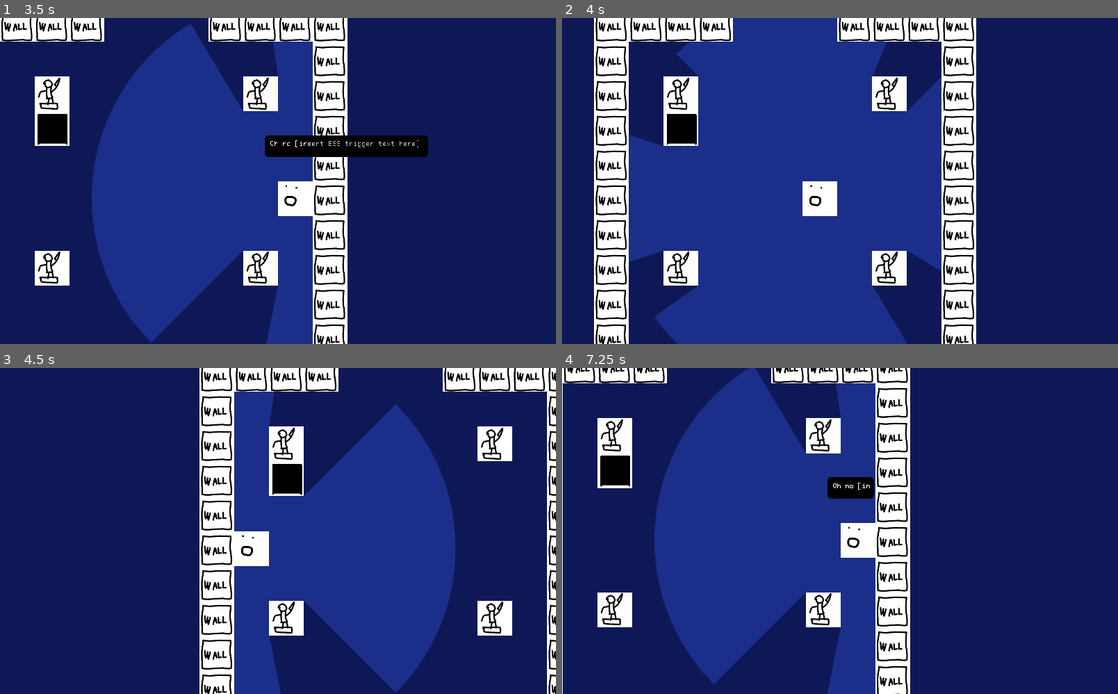
Above: before the commit, frames 1-4 (two rows, left to right).
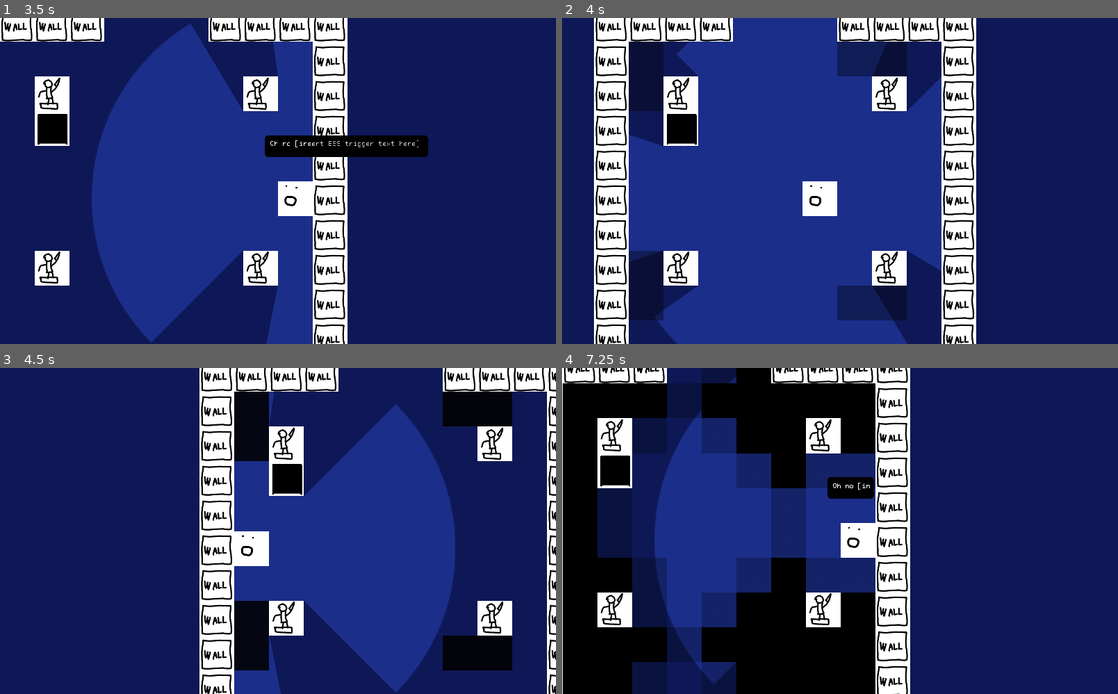
Above: after the commit, the same moments.

Repository: johnfn/LD50
Game: Godot game, scene res://MainScene.tscn
Two runs of this game, one before a commit and one after it. Both use one fixed random seed, a clock stepped at 60 frames per second and the inputs below.
Inputs:
- Up to frame 1 (3.5 s): hold D (right) 0.53-1.28 s; tap E (interact) at 0.6, 2.1 s; hold S (down) 1.28-2.03 s; tap Q (place item) at 1.35, 2.85 s; hold D (right) 2.03-2.78 s; hold W (up) from 2.78 s (still down)
- Up to frame 2 (4 s): tap Enter at 3.5 s; release W (up) at 3.53 s; hold A (left) from 3.53 s (still down); tap E (interact) at 3.6 s
- Up to frame 3 (4.5 s): keep holding A (left); tap Q (place item) at 4.35 s
- Up to frame 4 (7.25 s): release A (left) at 5.03 s; hold S (down) 5.03-5.78 s; tap E (interact) at 5.1, 6.6 s; hold D (right) 5.78-6.53 s; tap Q (place item) at 5.85 s; hold W (up) from 6.53 s (still down)

Frame 1 is identical in both runs. In frame 2, 5.3% of the frame differs, in the area x 12-62%, y 7-93%; in frame 3, 5.3%; in frame 4, 32%, in the area x 0-57%, y 0-100%.

Commit message:
shadow checker is complete

Diff:
--- a/MainScene.tscn
+++ b/MainScene.tscn
@@ -6,6 +6,7 @@
 [ext_resource path="res://scripts/shadow_spawner.gd" type="Script" id=4]
 [ext_resource path="res://Level2.tscn" type="PackedScene" id=5]
 [ext_resource path="res://UI.tscn" type="PackedScene" id=6]
+[ext_resource path="res://scripts/ShadowChecker.gd" type="Script" id=7]
 [ext_resource path="res://Dialog.tscn" type="PackedScene" id=10]
 [ext_resource path="res://assets/Background.png" type="Texture" id=12]
 [ext_resource path="res://scripts/fov.gd" type="Script" id=13]
@@ -24,6 +25,9 @@
 [node name="ShadowSpawner" type="Node2D" parent="."]
 script = ExtResource( 4 )
 grid_offset = Vector2( 256, -128 )
+
+[node name="ShadowChecker" type="Node2D" parent="."]
+script = ExtResource( 7 )
 
 [node name="Levels" type="Node2D" parent="."]
 
--- a/PushableStatue.tscn
+++ b/PushableStatue.tscn
@@ -9,8 +9,8 @@
 polygon = PoolVector2Array( 0, 0, 0, 128, 128, 128, 128, 0 )
 
 [node name="PushableStatue" type="KinematicBody2D" groups=["Pushable"]]
-collision_layer = 16
-collision_mask = 248
+collision_layer = 272
+collision_mask = 376
 
 [node name="CollisionShape2D" type="CollisionShape2D" parent="."]
 position = Vector2( 64, 64 )
--- a/project.godot
+++ b/project.godot
@@ -113,6 +113,7 @@
 2d_physics/layer_6="Hole"
 2d_physics/layer_7="Nonstatic"
 2d_physics/layer_8="TriggerAreas"
+2d_physics/layer_9="ShadowCaster"
 
 [physics]
 
--- /dev/null
+++ b/scripts/ShadowChecker.gd
@@ -0,0 +1,114 @@
+extends Node2D
+
+var Shadow = preload("res://Shadow.tscn")
+
+export var grid_offset : Vector2 = Vector2.ZERO
+export var grid_size : float = 128
+export var raycast_mask = 0b1010100 # things that stop shadowcasters (walls, doors, etc)
+export var shadowcasters_raycast_mask = 0b100000000 # things that cast shadow blob generators
+
+onready var player = Globals.Player
+onready var shadow_spawner = get_node("../ShadowSpawner")
+
+var raycast_instance: RayCast2D;
+var tile_set = {}
+
+var spawn_offsets = [
+    Vector2(0, grid_size),
+    Vector2(0, -grid_size),
+    Vector2(grid_size, 0),
+    Vector2(-grid_size, 0),
+  ]
+
+func _ready() -> void:
+  update_flood_fill_based_on_player_location()
+
+func _get_light_sources():
+  var arr = get_tree().get_nodes_in_group("torches") #TODO
+  arr.append(player)
+  return arr
+
+func update_flood_fill_based_on_player_location():
+  _update_flood_fill(player.global_position + Vector2(grid_size/2, grid_size/2))
+
+
+func _cast_ray(location_under_test, light_source):
+  var space = get_world_2d().get_direct_space_state()
+  var raycast_result = space.intersect_ray(location_under_test, light_source, [], shadowcasters_raycast_mask)
+  if !raycast_result.empty():
+    # hit a shadow caster
+    # Check if our hit is at our current location
+    if raycast_result["position"] == location_under_test:
+      return
+
+    # check if we hit a wall
+    var los_blocker_cast_result = space.intersect_ray(location_under_test, light_source, [raycast_result["collider"]], raycast_mask)
+    if los_blocker_cast_result.empty():
+      # we did not get obstructed by any walls/doors/etc. But DID hit a shadow caster
+      # this means this location spawns a blob
+      shadow_spawner.spawn_shadow(location_under_test - Vector2(grid_size/2, grid_size/2))
+      if _debug:
+        _debug_lines.append([location_under_test, light_source, Color.green])
+    else:
+      if _debug:
+        _debug_lines.append([location_under_test, light_source, Color.red])
+
+var _debug = false
+var _debug_lines = []
+var _debug_dots = []
+func _draw():
+  if _debug:
+    # useful for debugging shadow caster bugs
+    for line in _debug_lines:
+      draw_line(line[0], line[1], line[2])
+
+    # useful for debugging flood fill bugs
+    #for dot in _debug_dots:
+     # draw_circle(dot[0], 10, Color.purple)
+
+
+func _on_Button_pressed():
+  check_shadows()
+
+func check_shadows():
+  var light_sources = _get_light_sources()
+  _debug_lines.clear()
+  for light_source in light_sources:
+    for location in tile_set.keys():
+      _cast_ray(location, light_source.global_position)
+  if _debug:
+    update()
+
+func _update_flood_fill(origin : Vector2):
+  var immovable_mask = 0b11000
+  var space = get_world_2d().get_direct_space_state()
+  var to_propogate = []
+  var seen = {} # using the keys as a set
+
+  to_propogate.append(origin)
+  seen[origin]=null #don't care about the values, only the keys
+  var breakout_counter = 0
+  while len(to_propogate) > 0:
+    breakout_counter+=1
+    if breakout_counter > 1000:
+      printerr("Reached flood fill depth, is the map bounded? Or maybe its just kinda big. Should work, but inefficient")
+      break
+    var current = to_propogate[0]
+    to_propogate.remove(0)
+    for spawn_offset in spawn_offsets:
+      var next = current + spawn_offset
+      var point_results = space.intersect_point(next, 30, [], immovable_mask)
+      if len(point_results) == 0:
+        if !seen.has(next) && (to_propogate.find(next)==-1):
+          to_propogate.append(current+spawn_offset)
+          seen[current+spawn_offset] = null # idc about the values, just the keys
+          if _debug:
+            _debug_dots.append([current+spawn_offset])
+        continue
+      if len(point_results) == 1:
+        continue
+      print("Unexpected, multiple collision items occupying same location: "+str(next) +", items:" + str(len(point_results)))
+
+  tile_set = seen
+  if _debug:
+    update()
--- a/scripts/evil_shadow_trigger.gd
+++ b/scripts/evil_shadow_trigger.gd
@@ -1,5 +1,5 @@
 extends Area2D
-
+onready var shadow_checker = get_node("/root/Root/ShadowChecker")
 func _on_EvilShadowTrigger_body_entered(body):
   if body == Globals.Player:
     player_trigger_evil_shadow()
@@ -7,4 +7,7 @@
 func player_trigger_evil_shadow():
   yield(Globals.Player.start_dialog_co("FirstEvilShadowTrigger"), "completed")
 
+  # TODO, add a timer to make this actually playable:
+  shadow_checker.check_shadows()
+
   print("DONE")
--- a/scripts/player.gd
+++ b/scripts/player.gd
@@ -3,6 +3,7 @@
 
 var size = 128
 var tick = 0
+onready var shadow_checker = get_node("/root/Root/ShadowChecker")
 
 # var ticks_to_move = 0.25
 var ticks_to_move = 0.1
@@ -25,6 +26,7 @@
   start_location.visible = false
 
   self.global_position = start_location.global_position
+  shadow_checker.update_flood_fill_based_on_player_location()
 
 func _ready():
   dialog.visible = false
Not shown: 1 places in MainScene.tscn that only renumber resources
